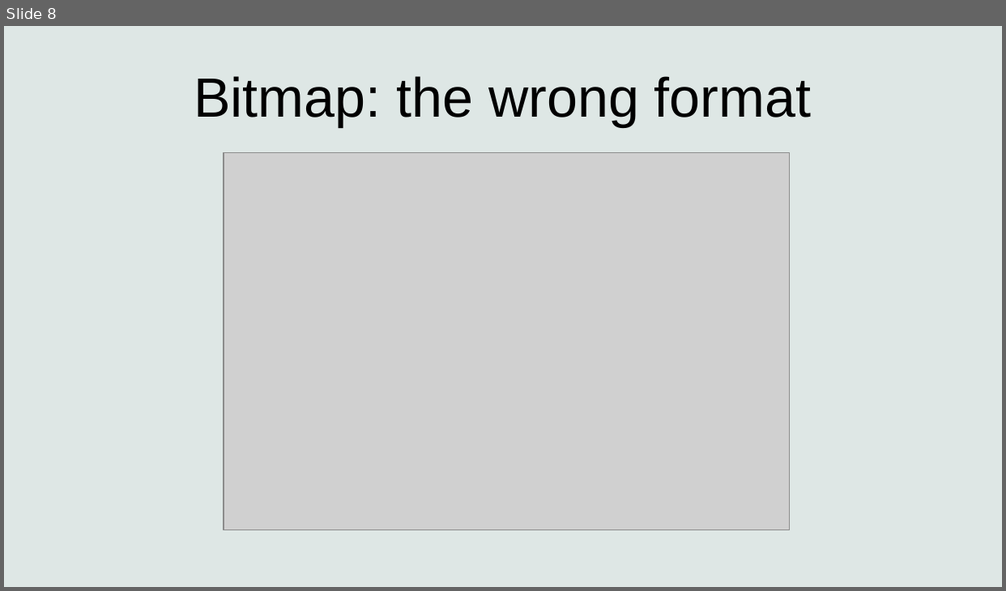
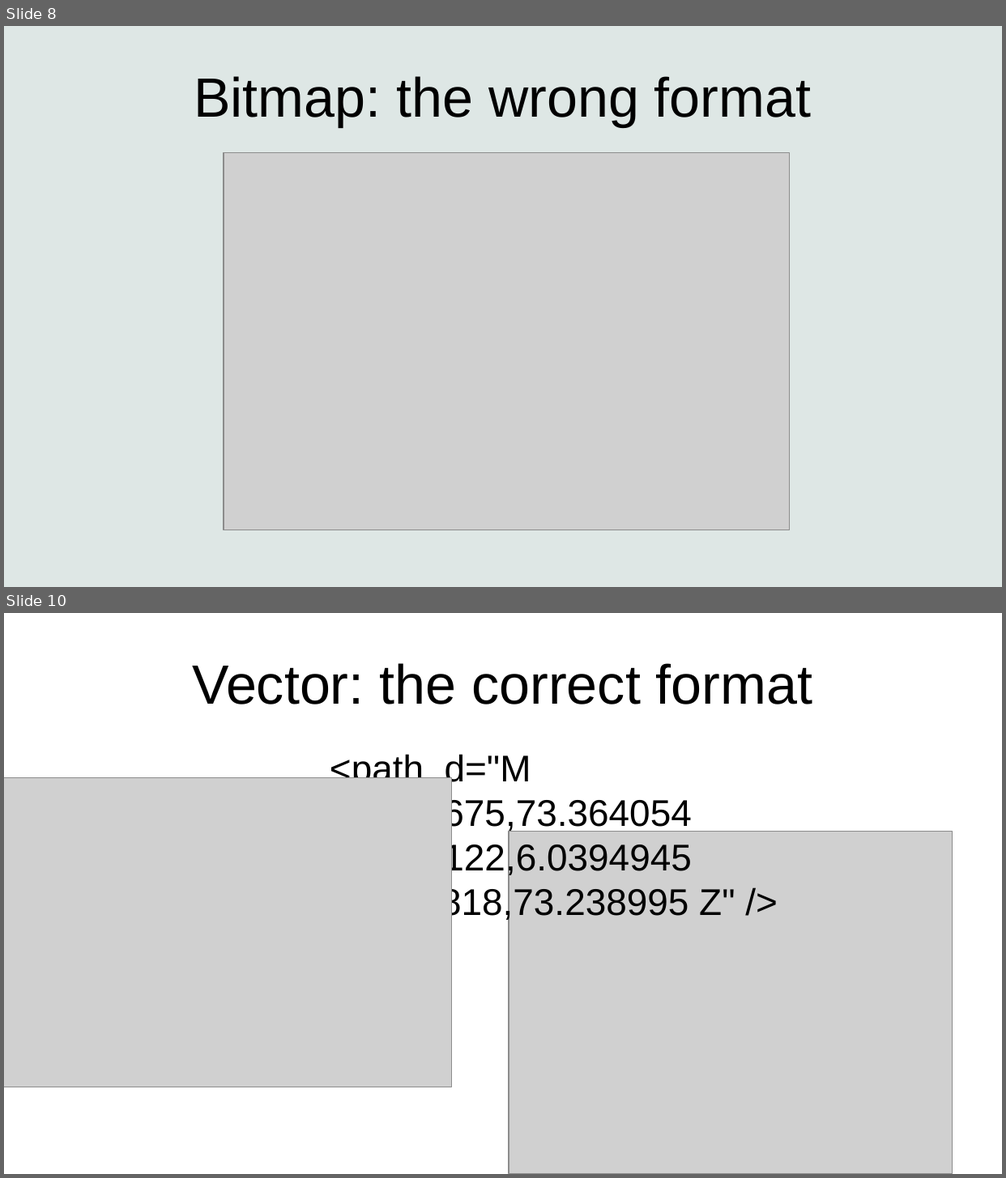
Before and after one commit to turbor/fri3d2026-inkscape, a slide deck: presentation.odp. Shown one above the other, each under a label of ours: slide 8 before the commit, slides 8 and 10 after it; the slides between them are not shown. The pictures are 1006x591 and 1006x1178 pixels, drawn with LibreOffice and Linux fonts; fonts in the diff are those of the drawing; grey boxes stand for pictures. Boxes give left, top, right and bottom in pixels: in the first picture for what was removed or moved away, otherwise in the second. Text is boxed around its words. In the diff, an @@ line names an element or a change of style, - is before the commit and + after.

```diff
--- a/presentation.odp
+++ b/presentation.odp
@@ slide 10 added at [4,613,1002,1174], background #FFFFFF @@
@@ title added at [192,663,812,705], 44 pt, text #000000 @@
+Vector: the correct format
@@ text added at [330,754,735,922], 29.6 pt, text #000000 @@
+<path d="M 35.250675,73.364054 73.976122,6.0394945 112.91818,73.238995 Z" />
@@ picture added at [4,777,452,1088] @@
@@ picture added at [509,831,953,1174] @@
```
Also in this commit, not shown: 1 slide changed, 2 other slides added, 1 slide removed, 12 other files.
